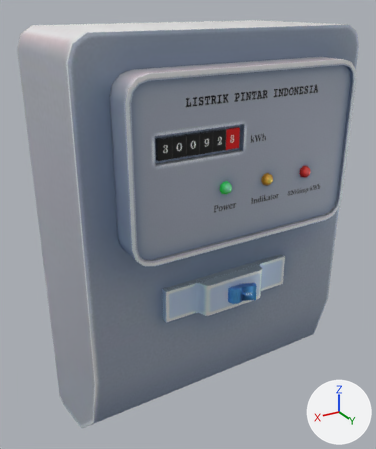
One commit to the FBX model Assets/asset/Halaman Depan/Meteran KWH/anmasi/anm_meteranKWH.fbx: the scene before it, then after it.
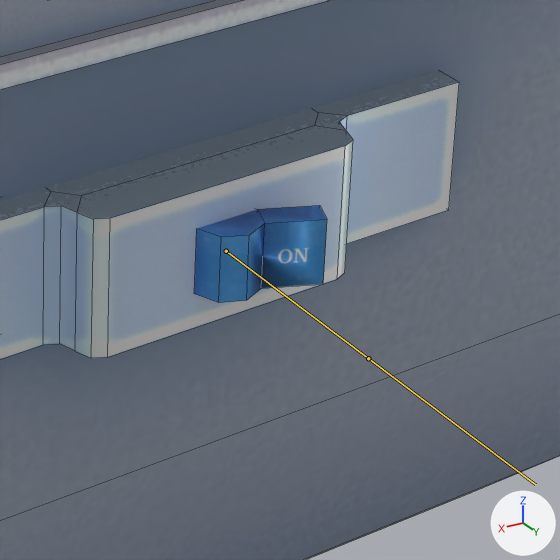
Each version appears first whole from a camera (50 mm lens) standing at (3.3, -0.997, 1.433) and looking at (2.937, -1.601, 1.131), and next in a close-up on the part from 49% to 82% of the width and 53% to 80% of the height. Every picture has the same lights, and +X, +Y and +Z are marked at lower right. The bones that bend it are drawn over the model as lines in the close-ups. The close-ups show mesh edges as thin lines.

Objects in the first close-up: 'meteran kwh'.
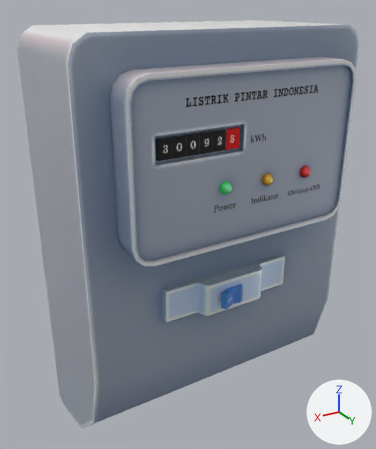
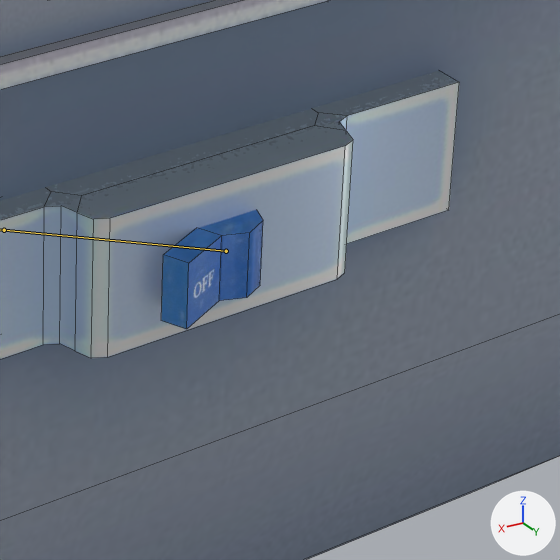
The newer file adds an action. The first version stands in its rest pose; the second is drawn at frame 1 of the action 'Armature|ON'.

Diff of the bpy script that builds the scene:
```diff
--- a/Assets/asset/Halaman Depan/Meteran KWH/anmasi/anm_meteranKWH.fbx.py
+++ b/Assets/asset/Halaman Depan/Meteran KWH/anmasi/anm_meteranKWH.fbx.py
@@ bone_off @@
 bone_off = bpy.data.objects['Armature'].pose.bones['OFF']  # child of 'root'
-bone_off.rotation_quaternion = (1.0, 0.0, 0.0, 0.0)  # degrees (0, 0, 0)
+bone_off.rotation_quaternion = (-0.41, 0.0, 0.0, 0.912)  # degrees (0, 0, -132)
```

What differs and where, as boxes [x1, y1, x2, y2] in the close-ups (560 x 560 px):
'meteran kwh', posed: [0, 0, 560, 560] in both
bone 'OFF', root to tip: before (226, 251) to (368, 358); after (226, 251) to (4, 230)
